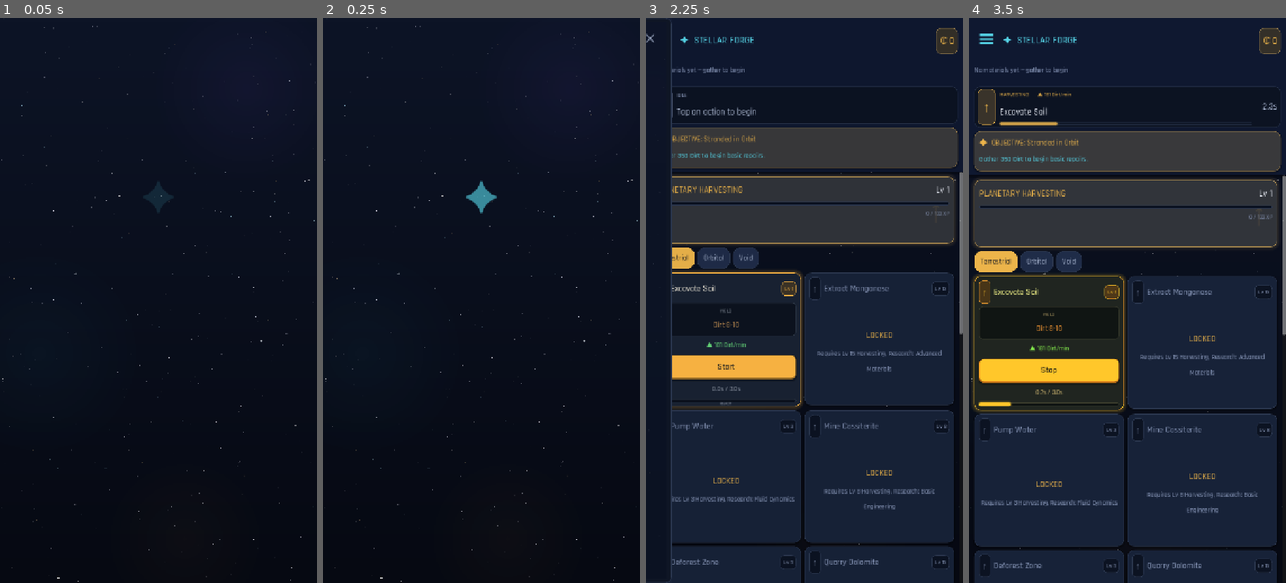
Above: before the commit, frames 1-4 (left to right).
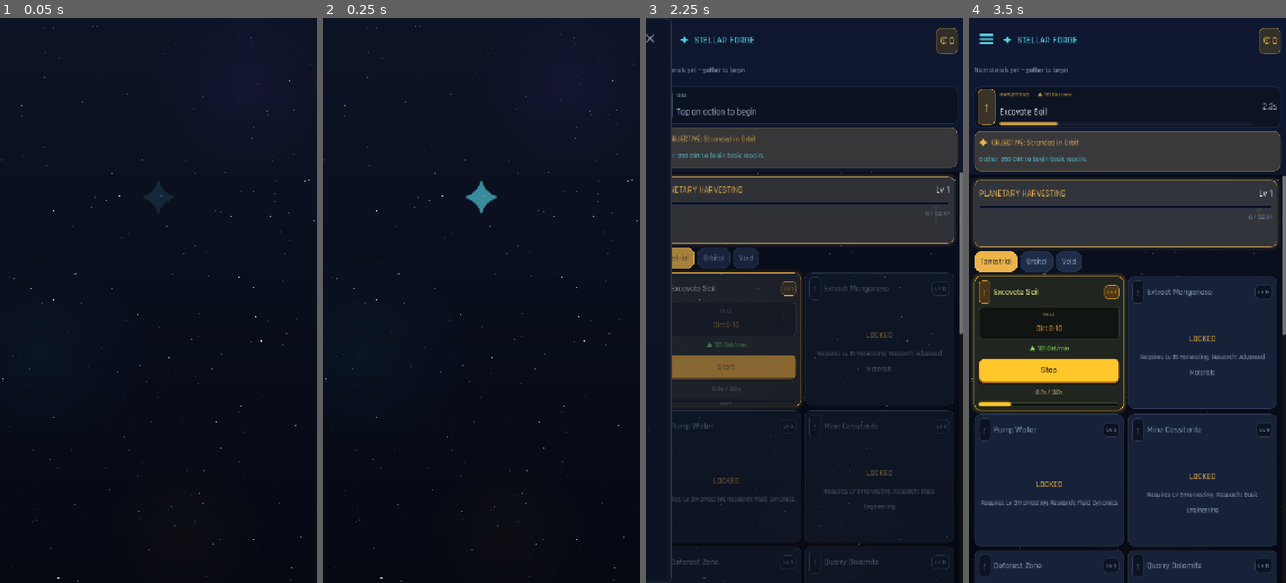
Above: after the commit, the same moments.

Repository: trakyalilter/TestMobileGame
Game: Godot game, scene res://scenes/main.tscn
Same seed, same stepped clock (60 frames per second), same inputs: the game is played once before the commit and once after it.
Inputs (mouse positions are in pixels of both pictures, inside the frame that each line leads up to):
- Up to frame 1 (0.05 s): no input
- Up to frame 2 (0.25 s): no input
- Up to frame 3 (2.25 s): click "☰" at 0.5 s; click "☰" at 1.25 s; click (750, 74) at 2.02 s
- Up to frame 4 (3.5 s): click "Start" at 2.75 s

The runs differ from the first frame. In frame 1, less than 0.1% of the frame differs, in the area x 16-90%, y 45-58%; in frame 2, less than 0.1%; in frame 3, 3.9%, in the area x 8-96%, y 40-100%; in frame 4, nothing differs.

Commit message:
Game-feel pass 3: combat drama + staggered page entrances
- Damage popups: black outline for readability, scale-pop entrance
  (TRANS_BACK), crits render bigger (20pt, 1.5x pop).
- Taking hull damage lands physically: 4-step horizontal screen nudge plus a
  red vignette flash that fades over 0.3s.
- Pages arrive instead of appearing: on navigation (not tick rebuilds) the
  first 8 top-level blocks fade in with a 35ms stagger; alpha-only so container
  layout is untouched.

https://claude.ai/code/session_01GUAm67mj5mAEoyJTAWupry

Diff:
--- a/scripts/ui/main.gd
+++ b/scripts/ui/main.gd
@@ -76,6 +76,7 @@
 var _hdr_credits: Label
 var _drift: Control
 var _drift_y := 0.0
+var _hit_flash: ColorRect
 var _coach_banner: PanelContainer
 var _coach_obj: Label
 var _coach_hint: Label
@@ -592,6 +593,13 @@
 
 	# ---- Slide-out navigation drawer (replaces the bottom nav) ----
 	_build_drawer()
+	# Red vignette flashed when the player's hull takes a hit (combat drama).
+	_hit_flash = ColorRect.new()
+	_hit_flash.color = Color(0.95, 0.25, 0.18, 0.0)
+	_hit_flash.set_anchors_and_offsets_preset(Control.PRESET_FULL_RECT)
+	_hit_flash.mouse_filter = Control.MOUSE_FILTER_IGNORE
+	_hit_flash.z_index = 90
+	add_child(_hit_flash)
 
 func _build_drawer() -> void:
 	drawer = Control.new()
@@ -823,6 +831,24 @@
 		_style_nav(bid, bid == id)
 	_close_drawer()
 	_refresh_current()
+	_animate_page_in(id)
+
+## Staggered fade-in of the page's top-level blocks on NAVIGATION only (tick
+## rebuilds skip this) — pages arrive instead of just appearing. Alpha-only so
+## container layout is untouched.
+func _animate_page_in(id: String) -> void:
+	var list = pages[id].find_child("List", true, false)
+	if list == null:
+		return
+	var i := 0
+	for child in list.get_children():
+		if not (child is Control) or i >= 8:
+			break
+		child.modulate.a = 0.0
+		var tw: Tween = child.create_tween()
+		tw.tween_interval(0.035 * i)
+		tw.tween_property(child, "modulate:a", 1.0, 0.16)
+		i += 1
 
 func _refresh_all() -> void:
 	_refresh_top()
@@ -1227,19 +1253,45 @@
 	var anchor: Control = _enemy_anchor if ev.get("side", "enemy") == "enemy" else _player_anchor
 	if not is_instance_valid(anchor) or anchor.size.x < 20.0:
 		return
+	var is_crit: bool = String(ev["text"]).begins_with("CRIT")
 	var l := Label.new()
 	l.text = ev["text"]
-	l.add_theme_font_size_override("font_size", _fs(16))
+	l.add_theme_font_size_override("font_size", _fs(20 if is_crit else 16))
 	l.add_theme_color_override("font_color", Color.html(ev["color"]))
+	# Black outline keeps numbers readable over any art.
+	l.add_theme_color_override("font_outline_color", Color(0, 0, 0, 0.85))
+	l.add_theme_constant_override("outline_size", 7)
 	l.mouse_filter = Control.MOUSE_FILTER_IGNORE
 	l.position = Vector2(clampf(randf_range(16.0, anchor.size.x - 80.0), 8.0, maxf(8.0, anchor.size.x - 70.0)), anchor.size.y * 0.35)
 	anchor.add_child(l)
+	# Scale-pop entrance (bigger for crits), then drift up and fade.
+	l.pivot_offset = Vector2(30, 12)
+	l.scale = Vector2(1.5, 1.5) if is_crit else Vector2(1.25, 1.25)
 	var tw := create_tween()
-	tw.set_parallel(true)
-	tw.tween_property(l, "position:y", l.position.y - 32.0, 0.7)
-	tw.tween_property(l, "modulate:a", 0.0, 0.7).set_delay(0.2)
-	tw.set_parallel(false)
+	tw.tween_property(l, "scale", Vector2(1.0, 1.0), 0.16).set_trans(Tween.TRANS_BACK).set_ease(Tween.EASE_OUT)
+	tw.parallel().tween_property(l, "position:y", l.position.y - 34.0, 0.75)
+	tw.parallel().tween_property(l, "modulate:a", 0.0, 0.75).set_delay(0.25)
 	tw.tween_callback(l.queue_free)
+	# Taking hull damage lands physically: screen nudge + red vignette flash.
+	if ev.get("side", "") == "player" and String(ev.get("color", "")) == "ef6a52":
+		_shake()
+		_flash_hit()
+
+func _shake() -> void:
+	if safe_margin == null:
+		return
+	var tw := create_tween()
+	tw.tween_property(safe_margin, "position:x", 5.0, 0.04)
+	tw.tween_property(safe_margin, "position:x", -4.0, 0.05)
+	tw.tween_property(safe_margin, "position:x", 2.0, 0.04)
+	tw.tween_property(safe_margin, "position:x", 0.0, 0.04)
+
+func _flash_hit() -> void:
+	if _hit_flash == null:
+		return
+	_hit_flash.color = Color(0.95, 0.25, 0.18, 0.14)
+	var tw := create_tween()
+	tw.tween_property(_hit_flash, "color:a", 0.0, 0.30)
 
 func _mk_bar(parent: VBoxContainer, accent: String, h: int) -> ProgressBar:
 	var b := ProgressBar.new()
